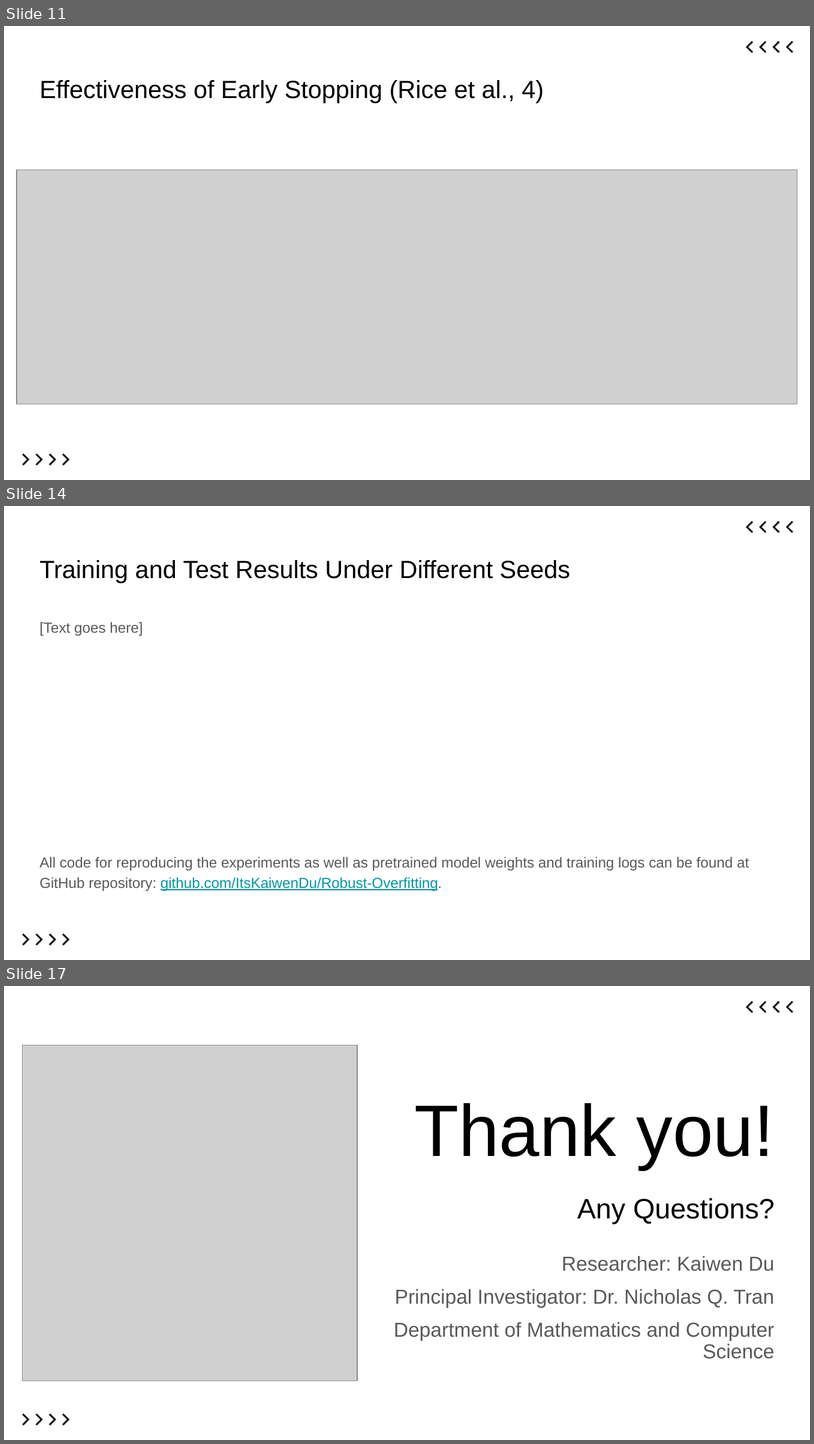
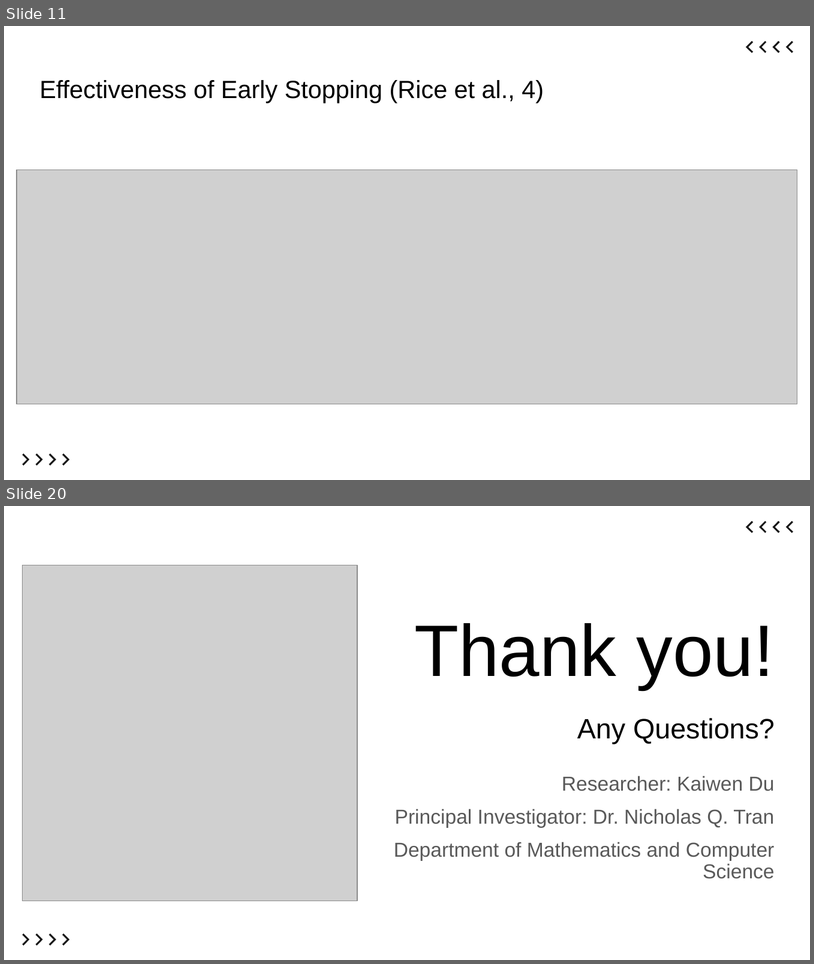
Before and after one commit to ItsKaiwenDu/Robust-Overfitting, a slide deck: report/slides.pptx. Shown one above the other, each under a label of ours: slides 11, 14 and 17 before the commit, slides 11 and 20 after it; the slides between them are not shown. The pictures are 814x1444 and 814x964 pixels, drawn with LibreOffice and Linux fonts; fonts in the diff are those of the drawing; grey boxes stand for pictures. Boxes give left, top, right and bottom in pixels: in the first picture for what was removed or moved away, otherwise in the second. Text is boxed around its words. In the diff, an @@ line names an element or a change of style, - is before the commit and + after.

```diff
--- a/report/slides.pptx
+++ b/report/slides.pptx
@@ slide 14 removed at (x1=4, y1=506, x2=810, y2=960), background #FFFFFF @@
@@ group removed at (x1=746, y1=520, x2=794, y2=532): 4 freeform shapes @@
@@ title removed at (x1=39, y1=560, x2=570, y2=583) @@
-Training and Test Results Under Different Seeds
@@ text removed at (x1=39, y1=622, x2=749, y2=891) @@
-[Text goes here]
-All code for reproducing the experiments as well as pretrained model weights and training logs can be found at GitHub repository: github.com/ItsKaiwenDu/Robust-Overfitting.
@@ group removed at (x1=23, y1=933, x2=69, y2=945): 4 freeform shapes @@
@@ what was slide 17 is now slide 20 @@
```
Also in this commit, not shown: 2 slides changed, 6 slides added, 2 other slides removed.
